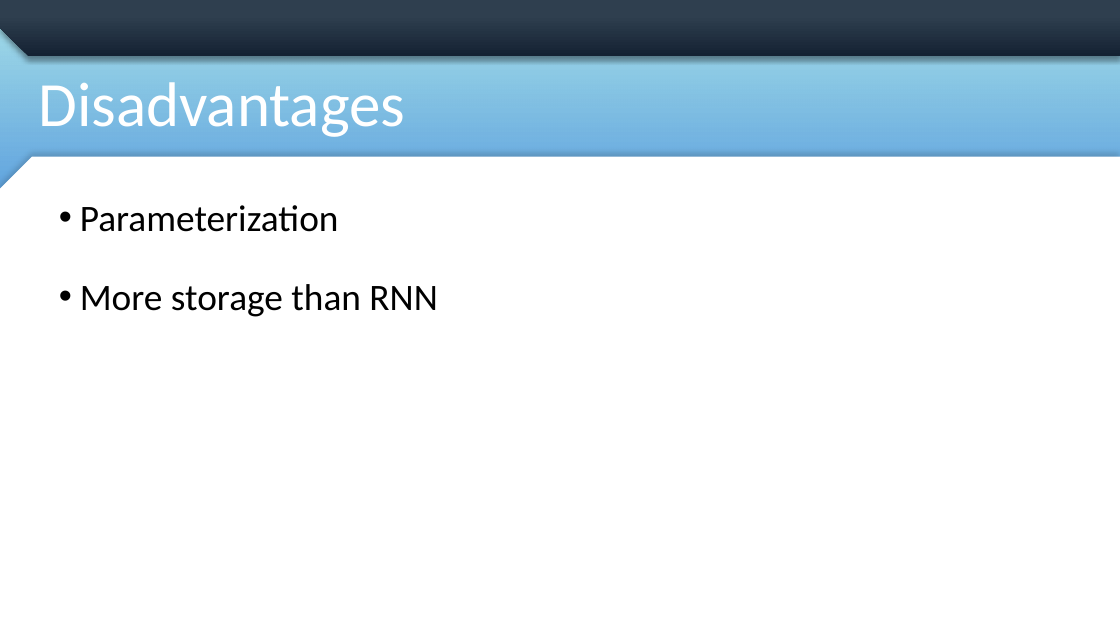
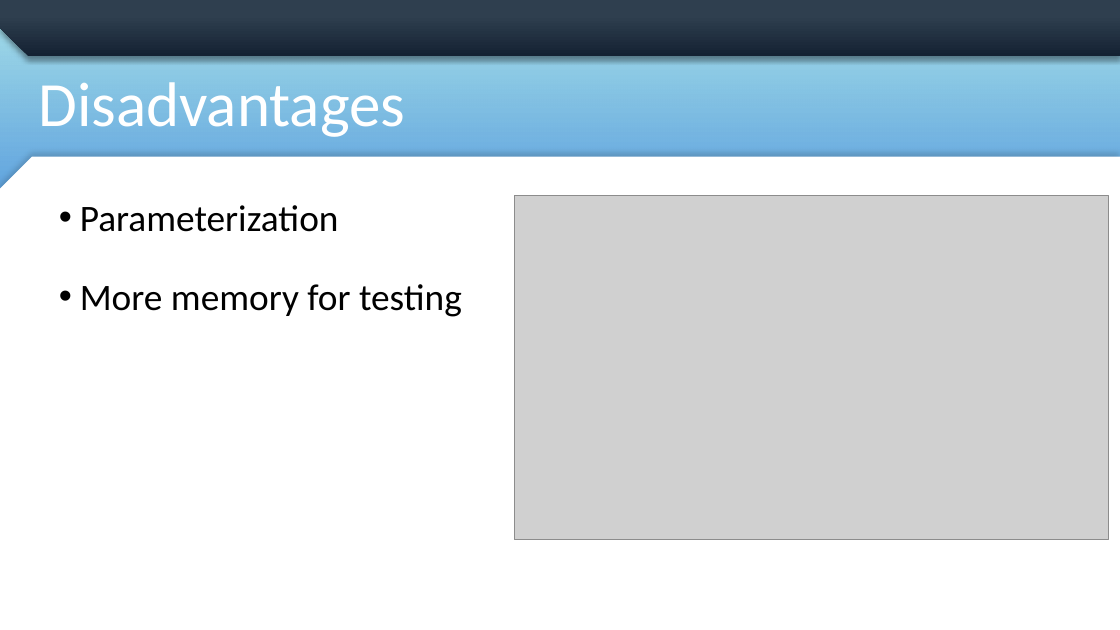
Before and after one commit to mdemore2/CSCE823, a slide deck: slide 9 of Student Lecture/Demore_TCN_Lecture.pptx (slide 8 before the commit). Drawn at 1120x630 pixels with LibreOffice and Linux fonts; fonts in the diff are those of the drawing; grey boxes stand for pictures; background and template pictures are left out. Boxes give left, top, right and bottom in pixels: in the first picture for what was removed or moved away, otherwise in the second. Text is boxed around its words. In the diff, an @@ line names an element or a change of style, - is before the commit and + after.

```diff
--- a/Student Lecture/Demore_TCN_Lecture.pptx
+++ b/Student Lecture/Demore_TCN_Lecture.pptx
@@ picture added at <box>514,195,1108,539</box> @@
@@ text at <box>80,284,462,317</box>: text changed @@
-• More storage than RNN
+• More memory for testing
```
Also in this commit, not shown: 6 other slides changed, 2 slides added, 1 slide removed, 2 other files.
